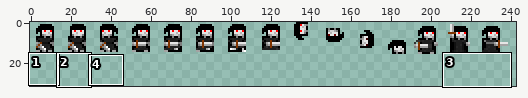
Two versions of one sprite sheet, rat.png. Above: a wide view before the commit, with the close-up outlined.
Close-up. Before:
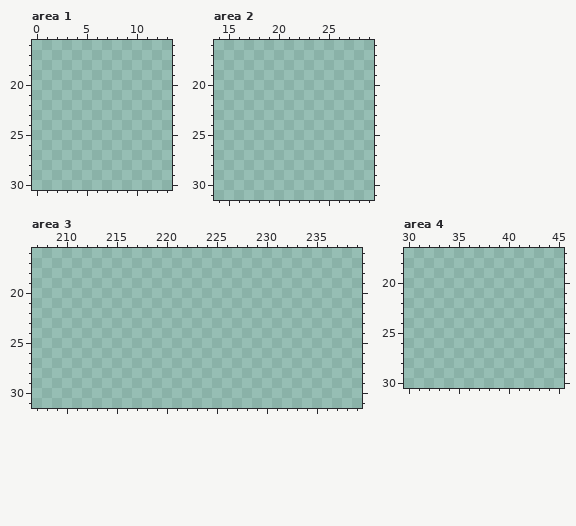
The file is 256x16 pixels. Pixels under 10% opacity are left out. Colours within 5 levels of each other are drawn and written as one. Shown: area 1: x 0..13, y 16..30; area 2: x 14..29, y 16..31; area 3: x 207..239, y 16..31; area 4: x 30..45, y 17..30. The old version is drawn lined up with the new one. The wide view leaves out empty margins. The commit also changed other parts of the picture, which this record leaves out.
Once edited:
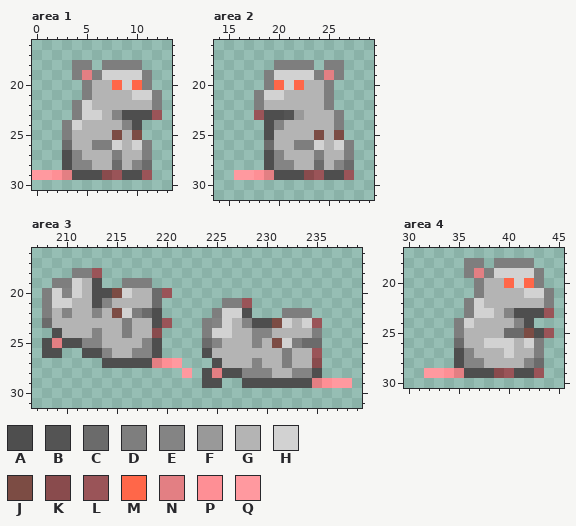
Palette (. is transparent): A #4e4e4e  B #545454  C #6b6b6b  D #7e7e7e  E #848484  F #999999  G #b4b4b4  H #d2d2d2  J #7c4c44  K #894b4d  L #9a5458  M #ff6749  N #e37f83  P #fe8f95  Q #ff999f
Diff:
canvas 256x16 -> 256x32; drawings rearranged on the sheet (the old picture shows each at its new place)
Area 1:
y 18: x 4..5 .. -> DD; x 7..10 .... -> DDDD
y 19: x 4..11 ........ -> DNDHHHHD
y 20: x 5..11 ....... -> DGGMHMD
y 21: x 5..12 ........ -> DGGGGHHD
y 22: x 4..12 ......... -> DHGGGGGGD
y 23: x 4..12 ......... -> DHHGEAAAL
y 24: x 3..10 ........ -> DHGGGGEA
y 25: x 3..10 ........ -> DGGGGJGJ
y 26: x 3..11 ......... -> CGGDDHGHD
y 27: x 3..11 ......... -> AEGGGDGGD
y 28: x 3..11 ......... -> AEEGGCGEC
y 29: x 0..11 ............ -> QQPNAAAKLAAL
Area 2:
y 18: x 20..23 .... -> DDDD; x 25..26 .. -> DD
y 19: x 19..26 ........ -> DHHHHDND
y 20: x 19..25 ....... -> DMHMGGD
y 21: x 18..25 ........ -> DHHGGGGD
y 22: x 18..25 ........ -> DGGGGGGD
y 23: x 18..26 ......... -> LAABFGGGD
y 24: x 19..26 ........ -> AEGGGGGD
y 25: x 19..26 ........ -> AGGGGJGJ
y 26: x 19..27 ......... -> CGGDDHGHD
y 27: x 19..27 ......... -> AEGGGDGGD
y 28: x 19..27 ......... -> AEEGGCGEC
y 29: x 16..27 ............ -> QQPNAAAKLAAL
Area 3:
y 18: x 211..213 ... -> DDL
y 19: x 209..213 ..... -> DDHGA; x 216..218 ... -> DDD
y 20: x 208..220 ............. -> DHEHGAAJHGGCL
y 21: x 208..219 ............ -> DHHGGAEGGGGC; x 226..228 ... -> DDL
y 22: x 208..219 ............ -> DGEGGEGJHDCA; x 225..228 .... -> DHHA; x 232..234 ... -> DDD
y 23: x 208..220 ............. -> CGGGGGGGDGGAL; x 224..235 ............ -> DEHGEAAJHGHL
y 24: x 209..219 ........... -> AGGGEGGDGGK; x 224..235 ............ -> DHHGGEEGGGGD
y 25: x 208..219 ............ -> ANAAEEGGGGEA; x 224..235 ............ -> CEGGGEGJHDCC
y 26: x 208..209 .. -> AA; x 212..219 ........ -> AAEGGEEA; x 224..235 ............ -> AGGGGGGGDGGL
y 27: x 214..221 ........ -> AAAAANPQ; x 225..235 ........... -> AGGGEGGDGGK
y 28: x 222 . -> Q; x 224..235 ............ -> ANAAEEEGGEEA
y 29: x 224..225 .. -> AA; x 228..238 ........... -> AAAAAAANPQQ
Area 4:
y 18: x 36..37 .. -> DD; x 39..42 .... -> DDDD
y 19: x 36..43 ........ -> DNDHHHHD
y 20: x 37..43 ....... -> DGGMHMD
y 21: x 37..44 ........ -> DGGGGHHD
y 22: x 36..44 ......... -> DHGGGGGGD
y 23: x 36..44 ......... -> DHHGEAAAL
y 24: x 35..42 ........ -> DHGGGGEA
y 25: x 35..44 .......... -> DGGGGCCJAL
y 26: x 35..43 ......... -> CGGHHHGHD
y 27: x 35..43 ......... -> AEGGGHGGD
y 28: x 35..43 ......... -> AEEGGGGEC
y 29: x 32..43 ............ -> QQPNAAAKLAAL
Changed places in both close-ups, as pixel boxes (x1, y1, x2, y2):
added: (32, 60, 162, 180)
added: (234, 60, 354, 180)
added: (42, 268, 352, 388)
added: (424, 258, 554, 378)
